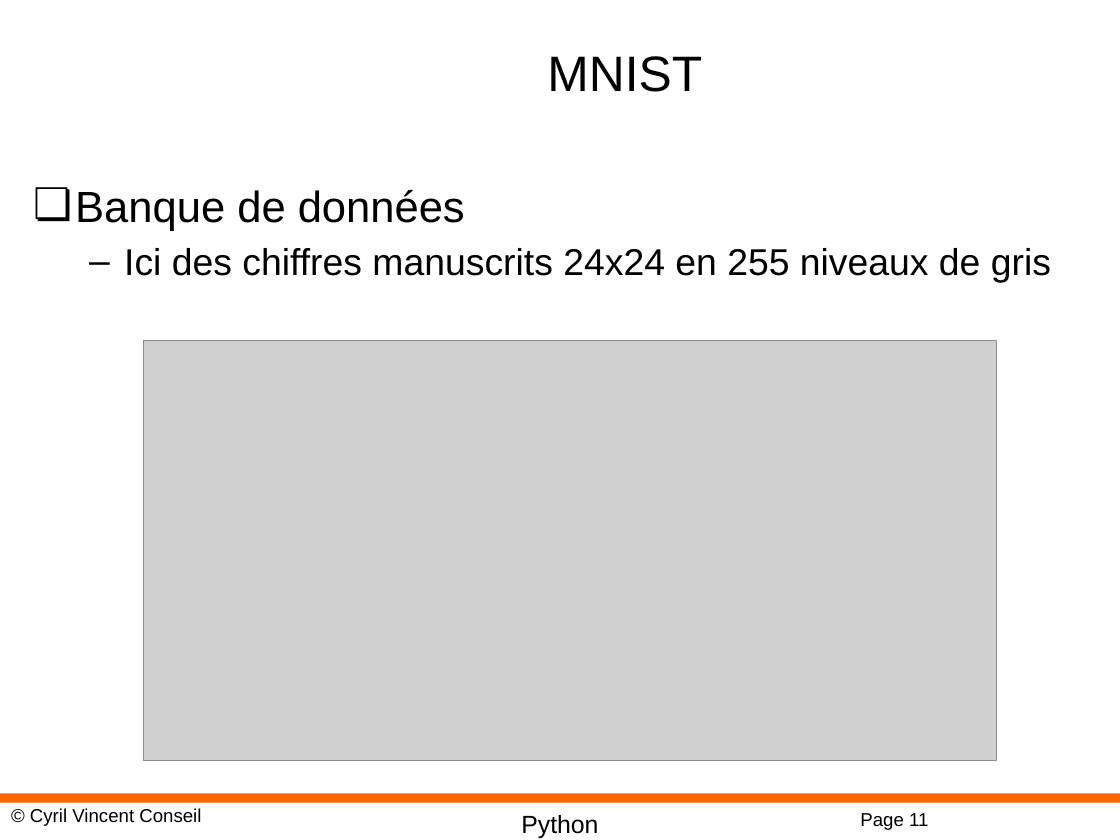
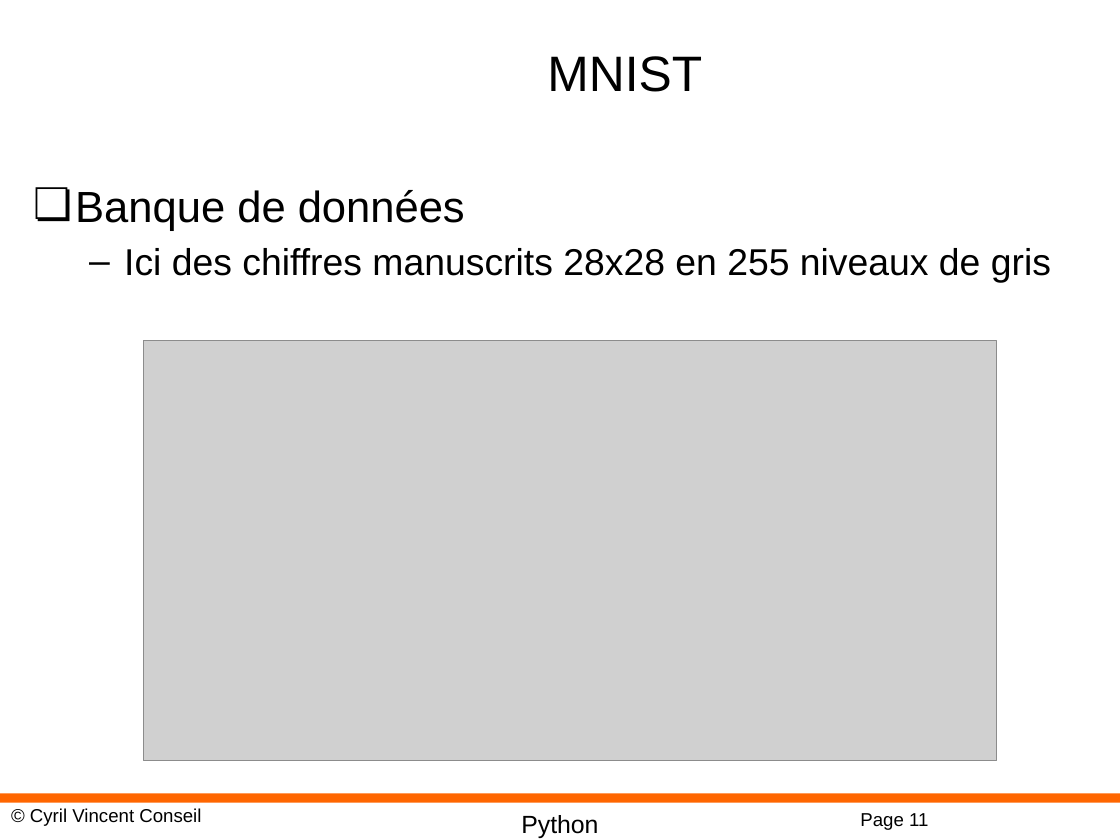
Before and after one commit to cyrilvincent/math, a slide deck: slide 11 of ppt/PythonMath11-Pandas.pptx. Drawn at 1120x840 pixels with LibreOffice and Linux fonts; fonts in the diff are those of the drawing; grey boxes stand for pictures; background and template pictures are left out. Boxes give left, top, right and bottom in pixels: in the first picture for what was removed or moved away, otherwise in the second. Text is boxed around its words. In the diff, an @@ line names an element or a change of style, - is before the commit and + after.

```diff
--- a/ppt/PythonMath11-Pandas.pptx
+++ b/ppt/PythonMath11-Pandas.pptx
@@ text at bbox=[124, 248, 1051, 283]: text changed @@
-  – Ici des chiffres manuscrits 24x24 en 255 niveaux de gris
+  – Ici des chiffres manuscrits 28x28 en 255 niveaux de gris
```
Also in this commit, not shown: 1 other file.
